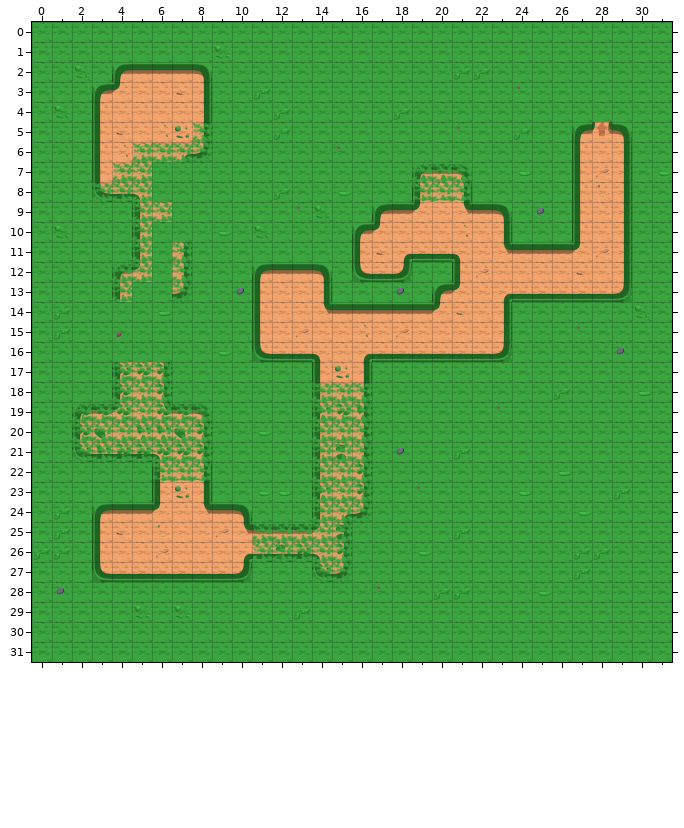
Level history. Tiled map: android/assets/level3.tmx. Above, as it was before the edit.
Cells are 64x64 px. Shown: x 0..31, y 0..31.
Once edited:
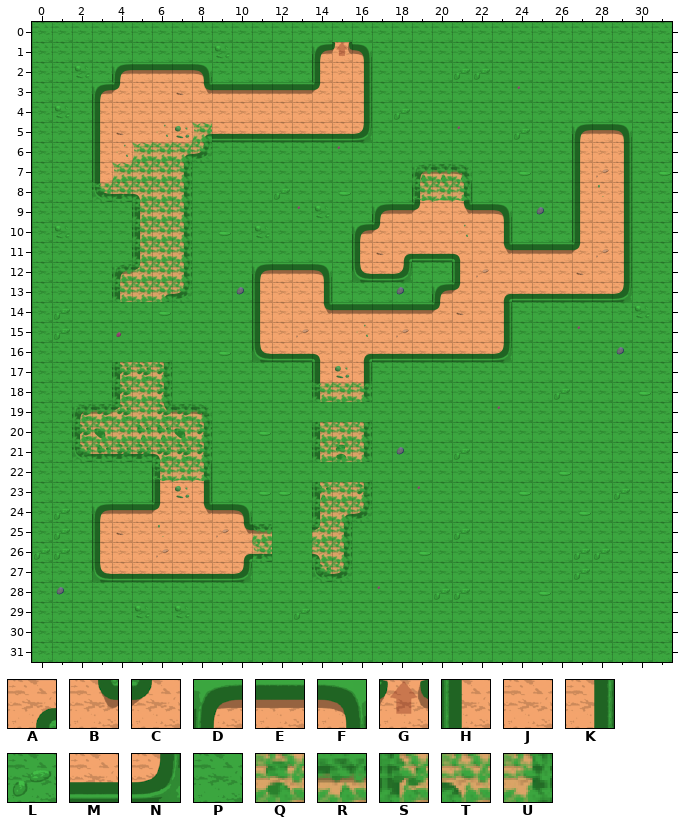
Key: from "tileset": A 25, B 41, C 42, D 88, E 89, F 90, G 93, H 104, J 105, K 106, L 114, M 121, N 122, P 169, Q 194, R 195, S 196, T 210, U 231.
_ is an empty cell, . an unchanged one.
See-through tiles are keyed as they look on the map.
Diff:
--- layer "Tile Layer 1"
@@ x 8..28 @@
- 1 ......___............
- 2 ......___............
- 3 K________............
- 4 K________............
- 5 K________...........G
+ 1 ......DGF............
+ 2 ......HJK............
+ 3 BEEEEECJK............
+ 4 JJJJJJJJK............
+ 5 AMMMMMMMN...........E
--- layer "Tile Layer 2"
@@ x 9..16 @@
- 1 .....PPP
- 2 .....PPP
- 3 PPLPPPPP
- 4 PPPLPPPP
- 5 PPPLPPPP
+ 1 .....___
+ 2 .....___
+ 3 ________
+ 4 ________
+ 5 ________
@@ x 5..7 @@
- 7 .PP
- 8 .PP
- 9 ..P
-10 .PP
-11 .P.
-12 .P.
-13 PP.
+ 7 .UU
+ 8 .UU
+ 9 ..U
+10 .UU
+11 .U.
+12 .U.
+13 UU.
@@ x 14..16 @@
-19 RSR
+19 PPP
@@ x 14..16 @@
-22 TTS
+22 PPP
@@ x 12..15 @@
-25 TT.Q
-26 QS.S
+25 PP.U
+26 PP.U
Pixel boxes of the changes (left, top, right, bottom) in both pictures:
changed: (203, 42, 372, 142)
changed: (592, 122, 612, 136)
changed: (132, 162, 192, 302)
changed: (312, 402, 372, 422)
changed: (312, 462, 372, 482)
changed: (272, 522, 312, 562)
changed: (335, 524, 349, 559)
